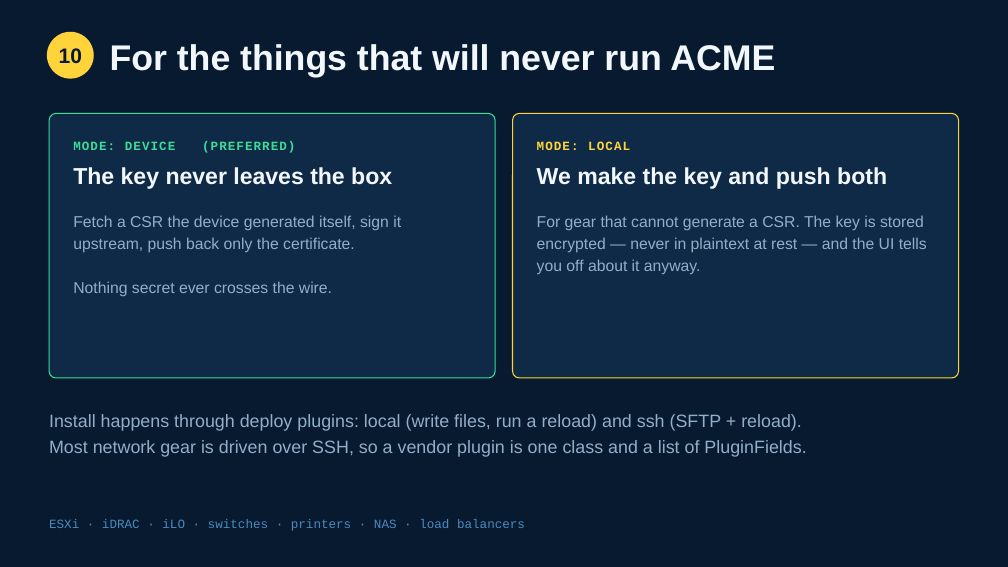
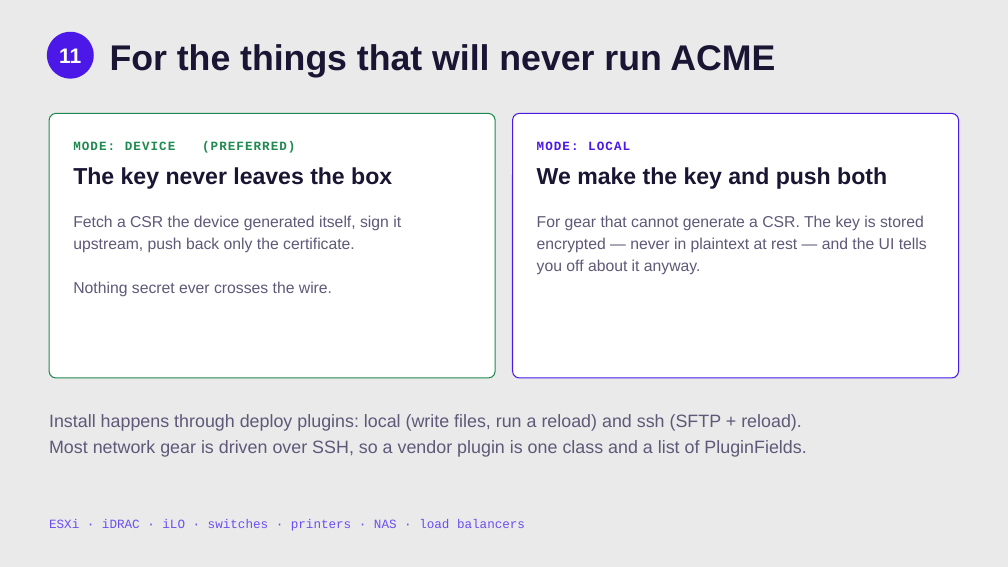
Before and after one commit to smallsam/acme-lan, a slide deck: slide 14 of talks/pycon-au-2026/acme-lan-pycon-au-2026.pptx (slide 13 before the commit). Drawn at 1008x567 pixels with LibreOffice and Linux fonts; fonts in the diff are those of the drawing. Boxes give left, top, right and bottom in pixels: in the first picture for what was removed or moved away, otherwise in the second. Text is boxed around its words. In the diff, an @@ line names an element or a change of style, - is before the commit and + after.

```diff
--- a/talks/pycon-au-2026/acme-lan-pycon-au-2026.pptx
+++ b/talks/pycon-au-2026/acme-lan-pycon-au-2026.pptx
@@ background #071A2F to #EAEAEA @@
@@ ellipse at [47,32,94,79]: fill #FFD43B to #4B18E8 @@
@@ text at [59,48,81,63]: text changed; text colour #071A2F to #FFFFFF @@
-10
+11
@@ rounded rectangle at [49,113,495,378]: fill #0E2A47 to #FFFFFF; outline #3DDC97 1 pt to #1F8A4F 1 pt @@
@@ rounded rectangle at [513,113,959,378]: fill #0E2A47 to #FFFFFF; outline #FFD43B 1 pt to #4B18E8 1 pt @@
@@ text "MODE: DEVICE (PREFERRED)" at [73,141,295,153]: text colour #3DDC97 to #1F8A4F @@
@@ text "MODE: LOCAL" at [537,141,630,150]: text colour #FFD43B to #4B18E8 @@
@@ text colour #F2F7FC to #1A1533 in 3 elements at [110,44,775,78], [73,167,392,189], [537,167,887,189] @@
@@ text colour #93AEC9 to #5F5878 in 3 elements at [73,215,401,296], [537,215,927,275], [49,414,806,457] @@
@@ text "ESXi · iDRAC · iLO ..." at [49,519,525,531]: text colour #4B8BBE to #6B4EF0 @@
```
Also in this commit, not shown: 17 other slides changed, 3 slides added, 2 slides removed, 4 other files.
